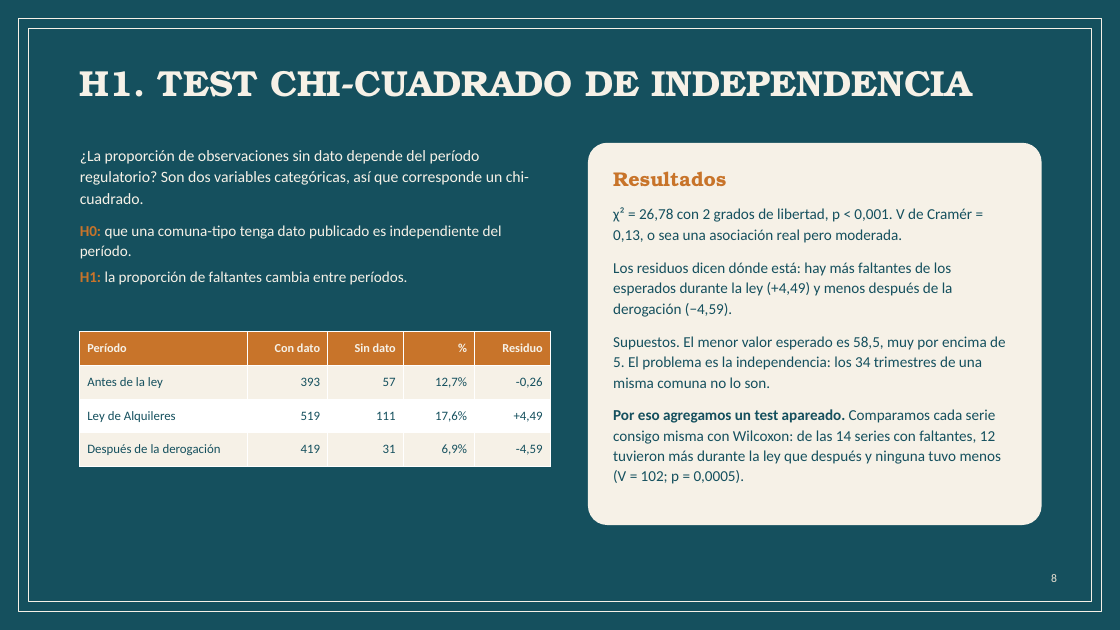
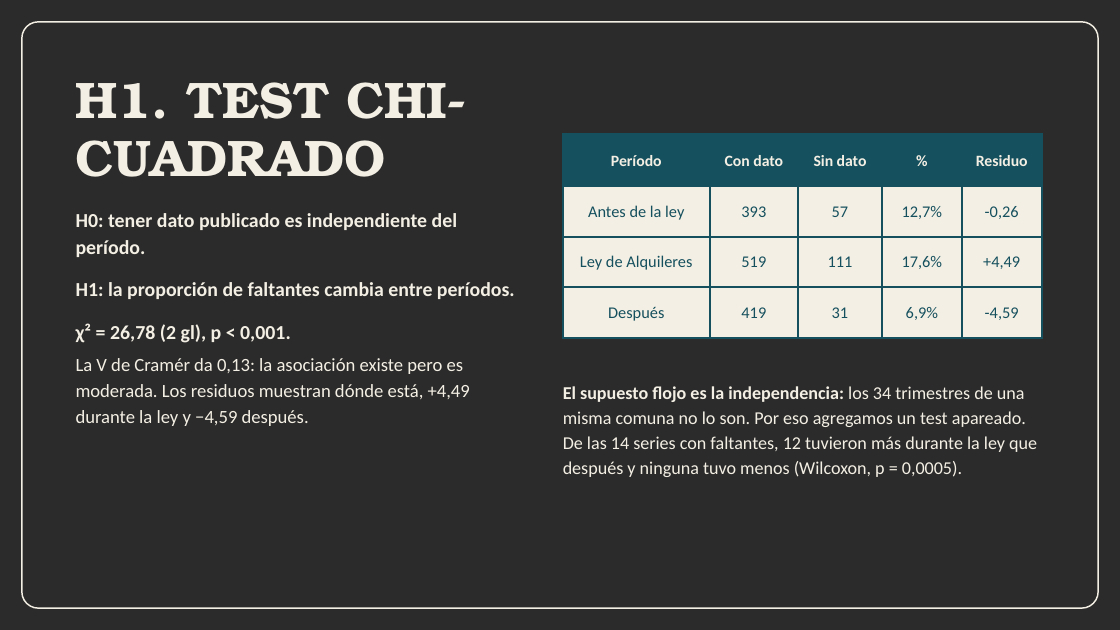
Before and after one commit to n4chogarcia-eng/tp_alquileres_caba, a slide deck: slide 9 of TP_instancia2_alquileres_CABA.pptx. Drawn at 1120x630 pixels with LibreOffice and Linux fonts; fonts in the diff are those of the drawing; background and template pictures are left out; a plain dark background stands for a picture behind light text. Boxes give left, top, right and bottom in pixels: in the first picture for what was removed or moved away, otherwise in the second. Text is boxed around its words. In the diff, an @@ line names an element or a change of style, - is before the commit and + after.

```diff
--- a/TP_instancia2_alquileres_CABA.pptx
+++ b/TP_instancia2_alquileres_CABA.pptx
@@ background #FFFFFF to picture (left out) @@
@@ rectangle removed at [0,0,1120,630] @@
@@ rounded rectangle: place and size @@
-rounded rectangle at [18,18,1102,612]
+rounded rectangle at [22,22,1098,608]
@@ rounded rectangle at [22,22,1098,608]: rectangle to rounded rectangle; outline #F6F1E7 1 pt to #F4EFE4 1.25 pt @@
@@ rectangle removed at [29,29,1091,602] @@
@@ text at [76,82,466,177]: text changed; size 31 to 44 pt; text colour #F6F1E7 to #F4EFE4 @@
-H1. TEST CHI-CUADRADO DE INDEPENDENCIA
+H1. TEST CHI-CUADRADO
@@ table at [563,134,1042,338] @@
-row 4, column 1: Después de la derogación
+row 4, column 1: Después
@@ fill #C8742A to #15505E in row 1 @@
@@ fill #F6F1E7 to #F4EFE4 in 10 cells @@
@@ fill #FFFFFF to #F4EFE4 in row 3 @@
@@ size 10.5 to 13.5 pt, text colour #F6F1E7 to #F4EFE4 in "Período", "Con dato", "Sin dato", "%" and 1 more places @@
@@ size 11 to 14 pt in "Antes de la ley", "393", "57", "12,7%" and 10 more places @@
@@ alignment left to centre @@
@@ line spacing 1 to 1.02 @@
@@ alignment right to centre @@
@@ borders changed @@
@@ table: place and size @@
-table at [80,332,550,466]
+table at [563,134,1042,338]
@@ rounded rectangle removed at [588,143,1042,525] @@
@@ text removed at [80,150,529,285] @@
-¿La proporción de observaciones sin dato depende del período regulatorio? Son dos variables categóricas, así que corresponde un chi-cuadrado.
-H0: que una comuna-tipo tenga dato publicado es independiente del período.
-H1: la proporción de faltantes cambia entre períodos.
@@ text added at [76,213,515,426], 17 pt, text #F4EFE4, bold @@
+H0: tener dato publicado es independiente del período.
+H1: la proporción de faltantes cambia entre períodos.
+χ² = 26,78 (2 gl), p < 0,001.
+La V de Cramér da 0,13: la asociación existe pero es moderada. Los residuos muestran dónde está, +4,49 durante la ley y −4,59 después.
@@ text at [563,386,1037,477]: text changed; size 13 to 15.5 pt; text colour #15505E to #F4EFE4 @@
-Resultados
-χ² = 26,78 con 2 grados de libertad, p < 0,001. V de Cramér = 0,13, o sea una asociación real pero moderada.
-Los residuos dicen dónde está: hay más faltantes de los esperados durante la ley (+4,49) y menos después de la derogación (−4,59).
-Supuestos. El menor valor esperado es 58,5, muy por encima de 5. El problema es la independencia: los 34 trimestres de una misma comuna no lo son.
-Por eso agregamos un test apareado. Comparamos cada serie consigo misma con Wilcoxon: de las 14 series con faltantes, 12 tuvieron más durante la ley que después y ninguna tuvo menos (V = 102; p = 0,0005).
+El supuesto flojo es la independencia: los 34 trimestres de una misma comuna no lo son. Por eso agregamos un test apareado. De las 14 series con faltantes, 12 tuvieron más durante la ley que después y ninguna tuvo menos (Wilcoxon, p = 0,0005).
@@ text removed at [1051,574,1057,582] @@
-8
```
Also in this commit, not shown: 13 other slides changed, 2 slides added, 2 slides removed, 5 other files.
